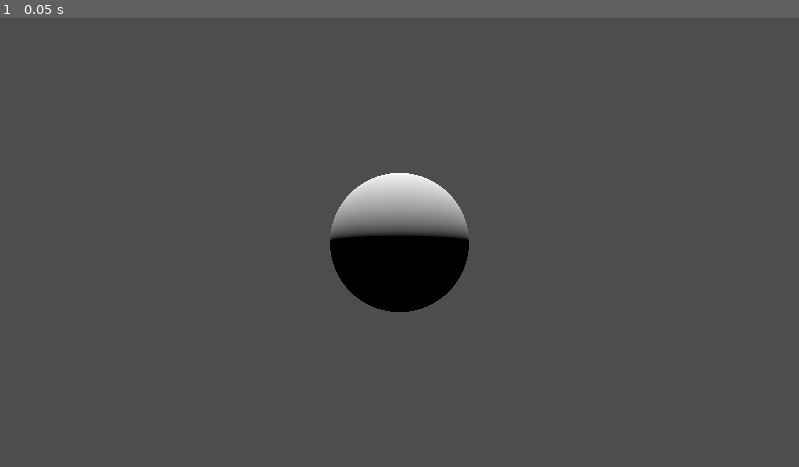
Above: before the commit, frame 1.
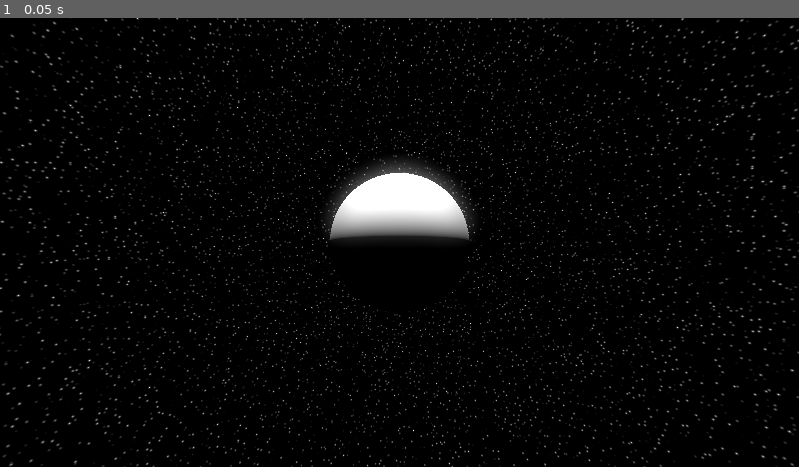
Above: after the commit, the same moment.

Repository: Paulpanther/Spacescaper
Game: Godot game, scene res://scenes/universe.tscn
Two runs of this game, one before a commit and one after it. Both use one fixed random seed, a clock stepped at 60 frames per second and the inputs below.
Inputs:
- Up to frame 1 (0.05 s): no input

The runs differ from the first frame. In frame 1, 96% of the frame differs, in the area x 0-100%, y 0-100%.

Commit message:
add stars

Diff:
--- /dev/null
+++ b/player/player.tscn
@@ -0,0 +1,6 @@
+[gd_scene format=3 uid="uid://5xtc1oieufmw"]
+
+[node name="player" type="Node3D"]
+
+[node name="Camera3D" type="Camera3D" parent="."]
+current = true
--- a/scenes/universe.tscn
+++ b/scenes/universe.tscn
@@ -1,6 +1,7 @@
-[gd_scene load_steps=2 format=3 uid="uid://c7g22ay7hjhlh"]
+[gd_scene load_steps=3 format=3 uid="uid://c7g22ay7hjhlh"]
 
 [ext_resource type="Script" path="res://scripts/planet_generation.gd" id="1_mr67r"]
+[ext_resource type="Environment" uid="uid://1canja8ub67c" path="res://world_env.tres" id="2_20be5"]
 
 [node name="Node3D" type="Node3D"]
 
@@ -13,3 +14,6 @@
 
 [node name="planets" type="Node" parent="."]
 script = ExtResource("1_mr67r")
+
+[node name="WorldEnvironment" type="WorldEnvironment" parent="."]
+environment = ExtResource("2_20be5")
--- a/shaders/planet9.tres
+++ b/shaders/planet9.tres
@@ -37,6 +37,7 @@
 
 }
 "
+graph_offset = Vector2(-427.113, -35.0716)
 nodes/fragment/0/position = Vector2(1260, 180)
 nodes/fragment/4/node = SubResource("VisualShaderNodeCustom_t2xv8")
 nodes/fragment/4/position = Vector2(327.116, 288.597)
--- /dev/null
+++ b/shaders/stars_shader.tres
@@ -0,0 +1,255 @@
+[gd_resource type="VisualShader" load_steps=10 format=3 uid="uid://kwxl0780y4d8"]
+
+[ext_resource type="Script" path="res://addons/shaderV/rgba/noise/worley3d.gd" id="1_6358f"]
+
+[sub_resource type="VisualShaderNodeCustom" id="VisualShaderNodeCustom_5p6sb"]
+default_input_values = [1, Vector3(0, 0, 0), 2, 1.0, 3, 1.0, 4, 0.0]
+initialized = true
+script = ExtResource("1_6358f")
+
+[sub_resource type="VisualShaderNodeVectorDecompose" id="VisualShaderNodeVectorDecompose_rxrrv"]
+
+[sub_resource type="VisualShaderNodeVectorCompose" id="VisualShaderNodeVectorCompose_tvcfx"]
+op_type = 0
+
+[sub_resource type="VisualShaderNodeVectorOp" id="VisualShaderNodeVectorOp_u8e1j"]
+operator = 2
+
+[sub_resource type="VisualShaderNodeFloatConstant" id="VisualShaderNodeFloatConstant_lr0dj"]
+constant = 80.0
+
+[sub_resource type="VisualShaderNodeFloatFunc" id="VisualShaderNodeFloatFunc_rdlb3"]
+function = 31
+
+[sub_resource type="VisualShaderNodeFloatOp" id="VisualShaderNodeFloatOp_wc82k"]
+default_input_values = [0, 0.0, 1, 9.0]
+operator = 5
+
+[sub_resource type="VisualShaderNodeInput" id="VisualShaderNodeInput_smtnu"]
+input_name = "eyedir"
+
+[resource]
+code = "shader_type sky;
+
+
+// WorleyNoise3D
+vec2 _cellular3dNoiseFunc(vec3 P, float _jitter_w3d) {
+	float K = 0.142857142857;
+	float Ko = 0.428571428571;
+	float K2 = 0.020408163265306;
+	float Kz = 0.166666666667;
+	float Kzo = 0.416666666667;
+
+	vec3 Pi = floor(P) - floor(floor(P) * (1.0 / 289.0)) * 289.0;
+	vec3 Pf = fract(P) - 0.5;
+
+	vec3 Pfx = Pf.x + vec3(1.0, 0.0, -1.0);
+	vec3 Pfy = Pf.y + vec3(1.0, 0.0, -1.0);
+	vec3 Pfz = Pf.z + vec3(1.0, 0.0, -1.0);
+
+	vec3 p = ((34.0*(Pi.x+vec3(-1.0,0.0,1.0))+1.0)*(Pi.x+vec3(-1.0,0.0,1.0)))-floor(((34.0*(Pi.x+vec3(-1.0,0.0,1.0))+1.0)
+				*(Pi.x+vec3(-1.0,0.0,1.0)))*(1.0/289.0))*289.0;
+	vec3 p1 = ((34.0*(p+Pi.y-1.0)+1.0)*(p+Pi.y-1.0))-floor(((34.0*(p+Pi.y-1.0)+1.0)*(p+Pi.y-1.0))*(1.0/289.0))*289.0;
+	vec3 p2 = ((34.0*(p+Pi.y)+1.0)*(p+Pi.y))-floor(((34.0*(p+Pi.y)+1.0)*(p+Pi.y))*(1.0/289.0))*289.0;
+	vec3 p3 = ((34.0*(p+Pi.y+1.0)+1.0)*(p+Pi.y+1.0))-floor(((34.0*(p+Pi.y+1.0)+1.0)*(p+Pi.y+1.0))*(1.0/289.0))*289.0;
+
+	vec3 p11 = ((34.0*(p1+Pi.z-1.0)+1.0)*(p1+Pi.z-1.0))-floor(((34.0*(p1+Pi.z-1.0)+1.0)*(p1+Pi.z-1.0))*(1.0/289.0))*289.0;
+	vec3 p12 = ((34.0*(p1+Pi.z)+1.0)*(p1+Pi.z))-floor(((34.0*(p1+Pi.z)+1.0)*(p1+Pi.z))*(1.0/289.0))*289.0;
+	vec3 p13 = ((34.0*(p1+Pi.z+1.0)+1.0)*(p1+Pi.z+1.0))-floor(((34.0*(p1+Pi.z+1.0)+1.0)*(p1+Pi.z+1.0))*(1.0/289.0))*289.0;
+
+	vec3 p21 = ((34.0*(p2+Pi.z-1.0)+1.0)*(p2+Pi.z-1.0))-floor(((34.0*(p2+Pi.z-1.0)+1.0)*(p2+Pi.z-1.0))*(1.0/289.0))*289.0;
+	vec3 p22 = ((34.0*(p2+Pi.z)+1.0)*(p2+Pi.z))-floor(((34.0*(p2+Pi.z)+1.0)*(p2+Pi.z))*(1.0/289.0))*289.0;
+	vec3 p23 = ((34.0*(p2+Pi.z+1.0)+1.0)*(p2+Pi.z+1.0))-floor(((34.0*(p2+Pi.z+1.0)+1.0)*(p2+Pi.z+1.0))*(1.0/289.0))*289.0;
+
+	vec3 p31 = ((34.0*(p3+Pi.z-1.0)+1.0)*(p3+Pi.z-1.0))-floor(((34.0*(p3+Pi.z-1.0)+1.0)*(p3+Pi.z-1.0))*(1.0/289.0))*289.0;
+	vec3 p32 = ((34.0*(p3+Pi.z)+1.0)*(p3+Pi.z))-floor(((34.0*(p3+Pi.z)+1.0)*(p3+Pi.z))*(1.0/289.0))*289.0;
+	vec3 p33 = ((34.0*(p3+Pi.z+1.0)+1.0)*(p3+Pi.z+1.0))-floor(((34.0*(p3+Pi.z+1.0)+1.0)*(p3+Pi.z+1.0))*(1.0/289.0))*289.0;
+
+	vec3 ox11 = fract(p11*K) - Ko;
+	vec3 oy11 = ((floor(p11*K))-floor((floor(p11*K))*(1.0/7.0))*7.0)*K - Ko;
+	vec3 oz11 = floor(p11*K2)*Kz - Kzo;
+
+	vec3 ox12 = fract(p12*K) - Ko;
+	vec3 oy12 = ((floor(p12*K))-floor((floor(p12*K))*(1.0/7.0))*7.0)*K - Ko;
+	vec3 oz12 = floor(p12*K2)*Kz - Kzo;
+
+	vec3 ox13 = fract(p13*K) - Ko;
+	vec3 oy13 = ((floor(p13*K))-floor((floor(p13*K))*(1.0/7.0))*7.0)*K - Ko;
+	vec3 oz13 = floor(p13*K2)*Kz - Kzo;
+
+	vec3 ox21 = fract(p21*K) - Ko;
+	vec3 oy21 = ((floor(p21*K))-floor((floor(p21*K))*(1.0/7.0))*7.0)*K - Ko;
+	vec3 oz21 = floor(p21*K2)*Kz - Kzo;
+
+	vec3 ox22 = fract(p22*K) - Ko;
+	vec3 oy22 = ((floor(p22*K))-floor((floor(p22*K))*(1.0/7.0))*7.0)*K - Ko;
+	vec3 oz22 = floor(p22*K2)*Kz - Kzo;
+
+	vec3 ox23 = fract(p23*K) - Ko;
+	vec3 oy23 = ((floor(p23*K))-floor((floor(p23*K))*(1.0/7.0))*7.0)*K - Ko;
+	vec3 oz23 = floor(p23*K2)*Kz - Kzo;
+
+	vec3 ox31 = fract(p31*K) - Ko;
+	vec3 oy31 = ((floor(p31*K))-floor((floor(p31*K))*(1.0/7.0))*7.0)*K - Ko;
+	vec3 oz31 = floor(p31*K2)*Kz - Kzo;
+
+	vec3 ox32 = fract(p32*K) - Ko;
+	vec3 oy32 = ((floor(p32*K))-floor((floor(p32*K))*(1.0/7.0))*7.0)*K - Ko;
+	vec3 oz32 = floor(p32*K2)*Kz - Kzo;
+
+	vec3 ox33 = fract(p33*K) - Ko;
+	vec3 oy33 = ((floor(p33*K))-floor((floor(p33*K))*(1.0/7.0))*7.0)*K - Ko;
+	vec3 oz33 = floor(p33*K2)*Kz - Kzo;
+
+	vec3 dx11 = Pfx + _jitter_w3d*ox11;
+	vec3 dy11 = Pfy.x + _jitter_w3d*oy11;
+	vec3 dz11 = Pfz.x + _jitter_w3d*oz11;
+
+	vec3 dx12 = Pfx + _jitter_w3d*ox12;
+	vec3 dy12 = Pfy.x + _jitter_w3d*oy12;
+	vec3 dz12 = Pfz.y + _jitter_w3d*oz12;
+
+	vec3 dx13 = Pfx + _jitter_w3d*ox13;
+	vec3 dy13 = Pfy.x + _jitter_w3d*oy13;
+	vec3 dz13 = Pfz.z + _jitter_w3d*oz13;
+
+	vec3 dx21 = Pfx + _jitter_w3d*ox21;
+	vec3 dy21 = Pfy.y + _jitter_w3d*oy21;
+	vec3 dz21 = Pfz.x + _jitter_w3d*oz21;
+
+	vec3 dx22 = Pfx + _jitter_w3d*ox22;
+	vec3 dy22 = Pfy.y + _jitter_w3d*oy22;
+	vec3 dz22 = Pfz.y + _jitter_w3d*oz22;
+
+	vec3 dx23 = Pfx + _jitter_w3d*ox23;
+	vec3 dy23 = Pfy.y + _jitter_w3d*oy23;
+	vec3 dz23 = Pfz.z + _jitter_w3d*oz23;
+
+	vec3 dx31 = Pfx + _jitter_w3d*ox31;
+	vec3 dy31 = Pfy.z + _jitter_w3d*oy31;
+	vec3 dz31 = Pfz.x + _jitter_w3d*oz31;
+
+	vec3 dx32 = Pfx + _jitter_w3d*ox32;
+	vec3 dy32 = Pfy.z + _jitter_w3d*oy32;
+	vec3 dz32 = Pfz.y + _jitter_w3d*oz32;
+
+	vec3 dx33 = Pfx + _jitter_w3d*ox33;
+	vec3 dy33 = Pfy.z + _jitter_w3d*oy33;
+	vec3 dz33 = Pfz.z + _jitter_w3d*oz33;
+
+	vec3 d11 = dx11 * dx11 + dy11 * dy11 + dz11 * dz11;
+	vec3 d12 = dx12 * dx12 + dy12 * dy12 + dz12 * dz12;
+	vec3 d13 = dx13 * dx13 + dy13 * dy13 + dz13 * dz13;
+	vec3 d21 = dx21 * dx21 + dy21 * dy21 + dz21 * dz21;
+	vec3 d22 = dx22 * dx22 + dy22 * dy22 + dz22 * dz22;
+	vec3 d23 = dx23 * dx23 + dy23 * dy23 + dz23 * dz23;
+	vec3 d31 = dx31 * dx31 + dy31 * dy31 + dz31 * dz31;
+	vec3 d32 = dx32 * dx32 + dy32 * dy32 + dz32 * dz32;
+	vec3 d33 = dx33 * dx33 + dy33 * dy33 + dz33 * dz33;
+
+	vec3 d1a = min(d11, d12);
+	d12 = max(d11, d12);
+	d11 = min(d1a, d13);
+	d13 = max(d1a, d13);
+	d12 = min(d12, d13);
+	vec3 d2a = min(d21, d22);
+	d22 = max(d21, d22);
+	d21 = min(d2a, d23);
+	d23 = max(d2a, d23);
+	d22 = min(d22, d23);
+	vec3 d3a = min(d31, d32);
+	d32 = max(d31, d32);
+	d31 = min(d3a, d33);
+	d33 = max(d3a, d33);
+	d32 = min(d32, d33);
+	vec3 da = min(d11, d21);
+	d21 = max(d11, d21);
+	d11 = min(da, d31);
+	d31 = max(da, d31);
+	d11.xy = (d11.x < d11.y) ? d11.xy : d11.yx;
+	d11.xz = (d11.x < d11.z) ? d11.xz : d11.zx;
+	d12 = min(d12, d21);
+	d12 = min(d12, d22);
+	d12 = min(d12, d31);
+	d12 = min(d12, d32);
+	d11.yz = min(d11.yz,d12.xy);
+	d11.y = min(d11.y,d12.z);
+	d11.y = min(d11.y,d11.z);
+	return sqrt(d11.xy);
+}
+
+void sky() {
+// Input:9
+	vec3 n_out9p0 = EYEDIR;
+
+
+// FloatConstant:14
+	float n_out14p0 = 80.000000;
+
+
+// VectorOp:13
+	vec3 n_out13p0 = n_out9p0 * vec3(n_out14p0);
+
+
+// VectorDecompose:11
+	float n_out11p0 = n_out13p0.x;
+	float n_out11p1 = n_out13p0.y;
+	float n_out11p2 = n_out13p0.z;
+
+
+// VectorCompose:12
+	vec2 n_out12p0 = vec2(n_out11p0, n_out11p1);
+
+
+	float n_out10p0;
+	float n_out10p1;
+// WorleyNoise3D:10
+	vec3 n_in10p1 = vec3(0.00000, 0.00000, 0.00000);
+	float n_in10p2 = 1.00000;
+	float n_in10p3 = 1.00000;
+	{
+		vec2 n_out10p0n_out10p1 = _cellular3dNoiseFunc(vec3((vec3(n_out12p0, 0.0).xy+n_in10p1.xy)*n_in10p2, n_out11p2), min(max(n_in10p3, 0.0), 1.0));
+		n_out10p0 = n_out10p0n_out10p1.x;
+		n_out10p1 = n_out10p0n_out10p1.y;
+	}
+
+
+// FloatFunc:15
+	float n_out15p0 = 1.0 - n_out10p0;
+
+
+// FloatOp:16
+	float n_in16p1 = 9.00000;
+	float n_out16p0 = pow(n_out15p0, n_in16p1);
+
+
+// Output:0
+	COLOR = vec3(n_out16p0);
+
+
+}
+"
+graph_offset = Vector2(-324.805, -268.763)
+mode = 3
+flags/use_half_res_pass = false
+flags/use_quarter_res_pass = false
+flags/disable_fog = false
+flags/use_debanding = false
+nodes/sky/0/position = Vector2(1460, -280)
+nodes/sky/9/node = SubResource("VisualShaderNodeInput_smtnu")
+nodes/sky/9/position = Vector2(-320, -220)
+nodes/sky/10/node = SubResource("VisualShaderNodeCustom_5p6sb")
+nodes/sky/10/position = Vector2(560, -260)
+nodes/sky/11/node = SubResource("VisualShaderNodeVectorDecompose_rxrrv")
+nodes/sky/11/position = Vector2(180, -220)
+nodes/sky/12/node = SubResource("VisualShaderNodeVectorCompose_tvcfx")
+nodes/sky/12/position = Vector2(380, -60)
+nodes/sky/13/node = SubResource("VisualShaderNodeVectorOp_u8e1j")
+nodes/sky/13/position = Vector2(16.5135, -66.2365)
+nodes/sky/14/node = SubResource("VisualShaderNodeFloatConstant_lr0dj")
+nodes/sky/14/position = Vector2(-209.001, -40.5067)
+nodes/sky/15/node = SubResource("VisualShaderNodeFloatFunc_rdlb3")
+nodes/sky/15/position = Vector2(760, -300)
+nodes/sky/16/node = SubResource("VisualShaderNodeFloatOp_wc82k")
+nodes/sky/16/position = Vector2(980, -260)
+nodes/sky/connections = PackedInt32Array(11, 0, 12, 0, 11, 1, 12, 1, 11, 2, 10, 4, 12, 0, 10, 0, 9, 0, 13, 0, 13, 0, 11, 0, 14, 0, 13, 1, 10, 0, 15, 0, 15, 0, 16, 0, 16, 0, 0, 0)
--- /dev/null
+++ b/world_env.tres
@@ -0,0 +1,15 @@
+[gd_resource type="Environment" load_steps=4 format=3 uid="uid://1canja8ub67c"]
+
+[ext_resource type="Shader" uid="uid://kwxl0780y4d8" path="res://shaders/stars_shader.tres" id="1_wt5aq"]
+
+[sub_resource type="ShaderMaterial" id="ShaderMaterial_sqapp"]
+shader = ExtResource("1_wt5aq")
+
+[sub_resource type="Sky" id="Sky_kq2bt"]
+sky_material = SubResource("ShaderMaterial_sqapp")
+
+[resource]
+background_mode = 2
+sky = SubResource("Sky_kq2bt")
+glow_enabled = true
+glow_bloom = 1.0
